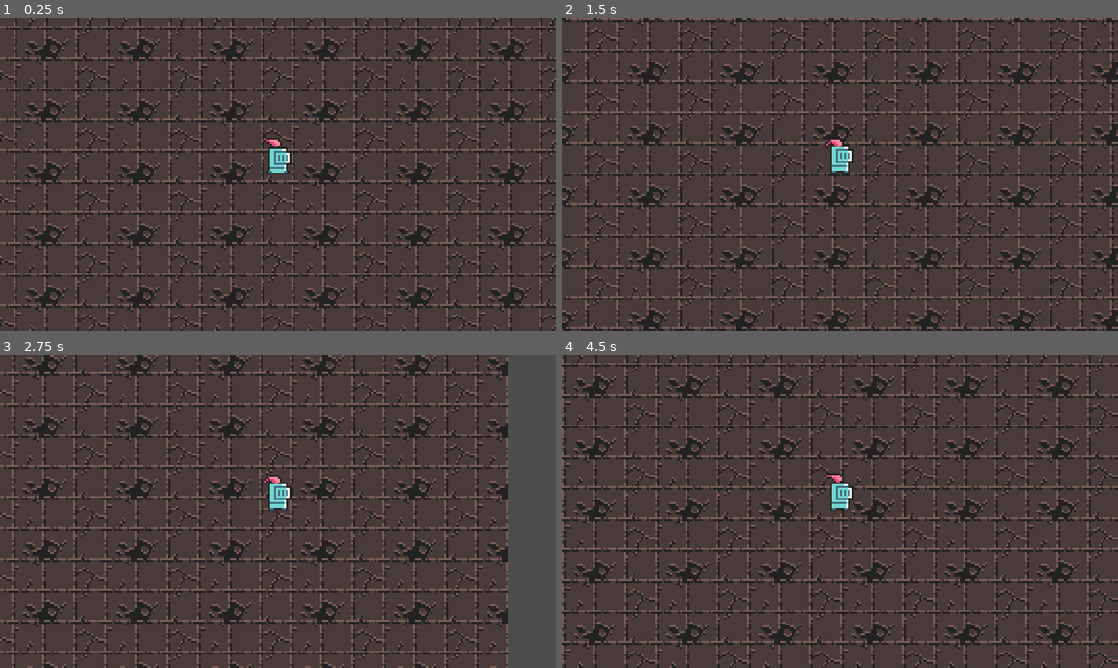
Above: before the commit, frames 1-4 (two rows, left to right).
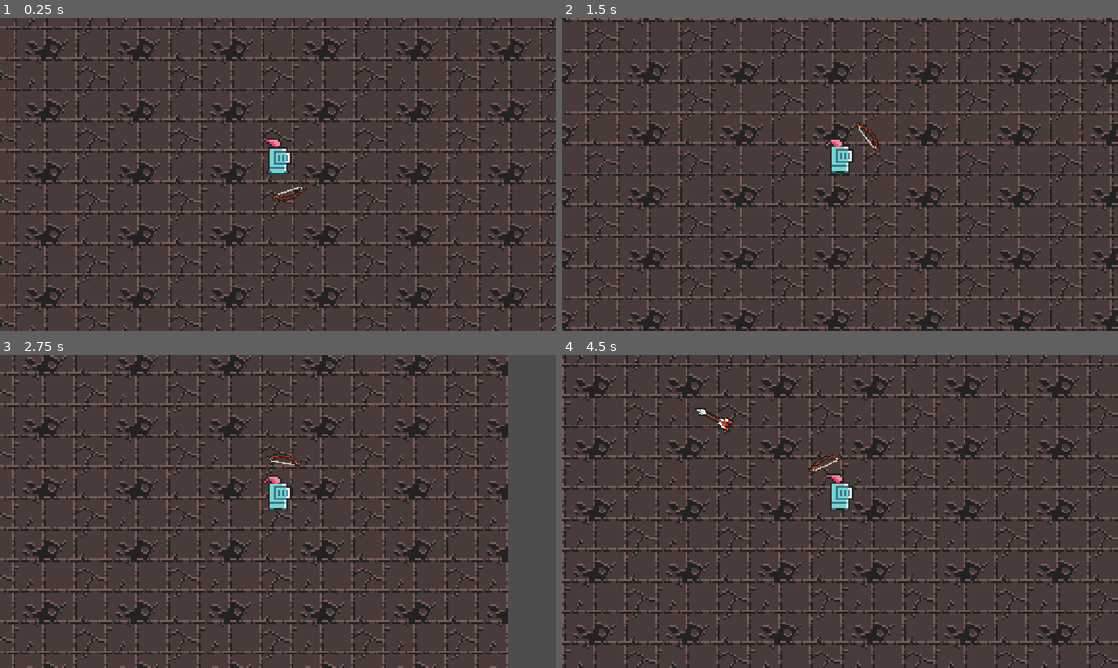
Above: after the commit, the same moments.

Repository: lancatlin/HumanError
Game: Godot game, scene res://scenes/game.tscn
Two runs of this game, one before a commit and one after it. Both use one fixed random seed, a clock stepped at 60 frames per second and the inputs below.
Inputs:
- Up to frame 1 (0.25 s): no input
- Up to frame 2 (1.5 s): hold Right (move_right) 0.53-1.28 s; hold Space (fire) 0.53-1.28 s; hold Down (move_down) from 1.28 s (still down); tap Space (fire) at 1.35 s
- Up to frame 3 (2.75 s): release Down (move_down) at 2.03 s; hold Right (move_right) from 2.03 s (still down); hold Space (fire) from 2.03 s (still down)
- Up to frame 4 (4.5 s): release Right (move_right) at 2.78 s; release Space (fire) at 2.78 s; hold Up (move_up) 2.78-3.53 s; tap Space (fire) at 2.85, 4.35 s; hold Space (fire) 3.53-4.28 s; hold Left (move_left) from 3.53 s (still down)

The runs differ from the first frame. In frame 1, 0.1% of the frame differs, in the area x 48-56%, y 53-59%; in frame 2, 0.1%; in frame 3, 0.1%; in frame 4, 0.3%, in the area x 23-51%, y 16-38%.

Commit message:
refactor: put arrow creation logic in ArrowManager

Diff:
--- a/project.godot
+++ b/project.godot
@@ -55,6 +55,7 @@
 [physics]
 
 3d/physics_engine="Jolt Physics"
+2d/default_gravity_vector=Vector2(0, 0)
 
 [rendering]
 
--- /dev/null
+++ b/scenes/arrow.tscn
@@ -0,0 +1,19 @@
+[gd_scene format=3 uid="uid://00cn02h8ffab"]
+
+[ext_resource type="Script" uid="uid://b5aw7rb3cbsox" path="res://scripts/arrow.gd" id="1_23jat"]
+[ext_resource type="Texture2D" uid="uid://dme1h64kyplmn" path="res://assets/0x72_DungeonTilesetII_v1.7/frames/weapon_arrow.png" id="1_umosx"]
+
+[sub_resource type="RectangleShape2D" id="RectangleShape2D_nqmjc"]
+size = Vector2(20, 2)
+
+[node name="Arrow" type="Area2D" unique_id=815394585]
+script = ExtResource("1_23jat")
+
+[node name="CollisionShape2D" type="CollisionShape2D" parent="." unique_id=1285754115]
+shape = SubResource("RectangleShape2D_nqmjc")
+
+[node name="Sprite2D" type="Sprite2D" parent="." unique_id=650494738]
+rotation = 1.5707964
+texture = ExtResource("1_umosx")
+
+[connection signal="body_entered" from="." to="." method="_on_body_entered"]
--- /dev/null
+++ b/scenes/bow.tscn
@@ -0,0 +1,17 @@
+[gd_scene format=3 uid="uid://cr81o0io1g8yl"]
+
+[ext_resource type="Script" uid="uid://sswb373xqqqg" path="res://scripts/bow.gd" id="1_prjx1"]
+[ext_resource type="Texture2D" uid="uid://bqpib52yiq5h1" path="res://assets/0x72_DungeonTilesetII_v1.7/frames/weapon_bow.png" id="1_vt0lb"]
+
+[node name="Bow" type="Node2D" unique_id=315595610]
+script = ExtResource("1_prjx1")
+
+[node name="Sprite2D" type="Sprite2D" parent="." unique_id=871725583]
+position = Vector2(17, 6.7762636e-21)
+scale = Vector2(0.71428573, 0.71428573)
+texture = ExtResource("1_vt0lb")
+
+[node name="Muzzle" type="Node2D" parent="." unique_id=112699741]
+position = Vector2(22, 0)
+
+[connection signal="shoot_arrow" from="." to="." method="_on_shoot_arrow"]
--- a/scenes/game.tscn
+++ b/scenes/game.tscn
@@ -3,6 +3,19 @@
 [ext_resource type="Texture2D" uid="uid://d32qtwurdxa1j" path="res://assets/0x72_DungeonTilesetII_v1.7/atlas_floor-16x16.png" id="1_yqjtg"]
 [ext_resource type="Texture2D" uid="uid://diigk61g3mwa" path="res://assets/0x72_DungeonTilesetII_v1.7/atlas_walls_high-16x32.png" id="2_lnu2h"]
 [ext_resource type="PackedScene" uid="uid://lktpbvy21rel" path="res://scenes/player.tscn" id="3_lnu2h"]
+[ext_resource type="PackedScene" uid="uid://cr81o0io1g8yl" path="res://scenes/bow.tscn" id="4_p57ef"]
+[ext_resource type="Script" uid="uid://dogix12unluuv" path="res://scripts/arrow_manager.gd" id="5_u5sy4"]
+
+[sub_resource type="WorldBoundaryShape2D" id="WorldBoundaryShape2D_nqmjc"]
+
+[sub_resource type="WorldBoundaryShape2D" id="WorldBoundaryShape2D_rs4xq"]
+normal = Vector2(1, 0)
+
+[sub_resource type="WorldBoundaryShape2D" id="WorldBoundaryShape2D_lnu2h"]
+normal = Vector2(-1, 0)
+
+[sub_resource type="WorldBoundaryShape2D" id="WorldBoundaryShape2D_gfhpk"]
+normal = Vector2(0, 1)
 
 [sub_resource type="TileSetAtlasSource" id="TileSetAtlasSource_lbhrr"]
 texture = ExtResource("1_yqjtg")
@@ -205,24 +218,33 @@
 sources/1 = SubResource("TileSetAtlasSource_lbhrr")
 sources/2 = SubResource("TileSetAtlasSource_iywne")
 
-[sub_resource type="WorldBoundaryShape2D" id="WorldBoundaryShape2D_nqmjc"]
-
-[sub_resource type="WorldBoundaryShape2D" id="WorldBoundaryShape2D_rs4xq"]
-normal = Vector2(1, 0)
-
-[sub_resource type="WorldBoundaryShape2D" id="WorldBoundaryShape2D_lnu2h"]
-normal = Vector2(-1, 0)
-
-[sub_resource type="WorldBoundaryShape2D" id="WorldBoundaryShape2D_gfhpk"]
-normal = Vector2(0, 1)
-
 [node name="Game" type="Node2D" unique_id=2093375336]
+
+[node name="Area2D" type="StaticBody2D" parent="." unique_id=3316208]
+collision_layer = 3
+
+[node name="CollisionShape2D" type="CollisionShape2D" parent="Area2D" unique_id=1830091855]
+position = Vector2(272, 353)
+shape = SubResource("WorldBoundaryShape2D_nqmjc")
+
+[node name="CollisionShape2D2" type="CollisionShape2D" parent="Area2D" unique_id=303233745]
+position = Vector2(0, 180)
+shape = SubResource("WorldBoundaryShape2D_rs4xq")
+
+[node name="CollisionShape2D3" type="CollisionShape2D" parent="Area2D" unique_id=1961863342]
+position = Vector2(529, 192)
+shape = SubResource("WorldBoundaryShape2D_lnu2h")
+
+[node name="CollisionShape2D4" type="CollisionShape2D" parent="Area2D" unique_id=1825749994]
+position = Vector2(266, 0)
+shape = SubResource("WorldBoundaryShape2D_gfhpk")
 
 [node name="TileMapLayer" type="TileMapLayer" parent="." unique_id=826131010]
 tile_map_data = PackedByteArray("AAAAAAAAAQAAAAAAAAAAAAEAAQAAAAEAAAABAAAAAQABAAAAAAABAAEAAQABAAEAAAACAAAAAQACAAAAAAACAA …(11536 unchanged characters)…
 tile_set = SubResource("TileSet_rs4xq")
 
 [node name="Player" parent="." unique_id=1587527133 instance=ExtResource("3_lnu2h")]
+unique_name_in_owner = true
 position = Vector2(264, 188)
 disable_mode = 1
 collision_layer = 3
@@ -231,21 +253,11 @@
 [node name="Camera2D" type="Camera2D" parent="Player" unique_id=1261729415]
 zoom = Vector2(4, 4)
 
-[node name="Area2D" type="StaticBody2D" parent="." unique_id=3316208]
-collision_layer = 3
-
-[node name="CollisionShape2D" type="CollisionShape2D" parent="Area2D" unique_id=1830091855]
-position = Vector2(272, 353)
-shape = SubResource("WorldBoundaryShape2D_nqmjc")
-
-[node name="CollisionShape2D2" type="CollisionShape2D" parent="Area2D" unique_id=303233745]
-position = Vector2(0, 180)
-shape = SubResource("WorldBoundaryShape2D_rs4xq")
-
-[node name="CollisionShape2D3" type="CollisionShape2D" parent="Area2D" unique_id=1961863342]
-position = Vector2(529, 192)
-shape = SubResource("WorldBoundaryShape2D_lnu2h")
-
-[node name="CollisionShape2D4" type="CollisionShape2D" parent="Area2D" unique_id=1825749994]
-position = Vector2(266, 0)
-shape = SubResource("WorldBoundaryShape2D_gfhpk")
+[node name="Bow" parent="Player" unique_id=315595610 instance=ExtResource("4_p57ef")]
+position = Vector2(0, -8)
+
+[node name="ArrowManager" type="Node2D" parent="." unique_id=170038142]
+unique_name_in_owner = true
+script = ExtResource("5_u5sy4")
+
+[connection signal="shoot_arrow" from="Player/Bow" to="ArrowManager" method="_on_bow_shoot_arrow"]
--- a/scenes/player.tscn
+++ b/scenes/player.tscn
@@ -83,7 +83,7 @@
 sprite_frames = SubResource("SpriteFrames_nqmjc")
 animation = &"idle"
 autoplay = "idle"
-frame_progress = 0.42176297
+frame_progress = 0.25694525
 
 [node name="CollisionShape2D" type="CollisionShape2D" parent="." unique_id=834864266]
 position = Vector2(0, -8)
--- /dev/null
+++ b/scripts/arrow.gd
@@ -0,0 +1,23 @@
+extends Area2D
+
+class_name Arrow
+
+@export var direction: Vector2
+
+const SPEED = 500
+
+# Called when the node enters the scene tree for the first time.
+func _ready() -> void:
+	pass # Replace with function body.
+
+
+# Called every frame. 'delta' is the elapsed time since the previous frame.
+func _process(delta: float) -> void:
+	position += direction * SPEED * delta
+
+func _on_body_entered(body: Node2D) -> void:
+	destroy()
+
+
+func destroy() -> void:
+	queue_free()
--- /dev/null
+++ b/scripts/arrow_manager.gd
@@ -0,0 +1,12 @@
+extends Node2D
+
+class_name ArrowManager
+
+const ArrowScene = preload("res://scenes/arrow.tscn")
+
+func _on_bow_shoot_arrow(muzzle_pos: Vector2, direction: float) -> void:
+	var arrow: Arrow = ArrowScene.instantiate()
+	arrow.global_position = muzzle_pos
+	arrow.rotation = direction
+	arrow.direction = Vector2.RIGHT.rotated(direction)
+	add_child(arrow)
--- /dev/null
+++ b/scripts/bow.gd
@@ -0,0 +1,21 @@
+extends Node2D
+
+class_name Bow
+
+var direction = 1
+const angular_speed = 5
+
+signal shoot_arrow(muzzle_pos: Vector2, direction: float)
+
+@onready var muzzle: Node2D = $Muzzle
+
+# Called every frame. 'delta' is the elapsed time since the previous frame.
+func _process(delta: float) -> void:
+	rotation += direction * angular_speed * delta
+
+
+
+func _input(event: InputEvent) -> void:
+	if event.is_action_pressed("fire"):
+		direction *= -1
+		shoot_arrow.emit(muzzle.global_position, rotation)
Not shown, added: scripts/arrow.gd.uid
Not shown, added: scripts/arrow_manager.gd.uid
Not shown, added: scripts/bow.gd.uid
